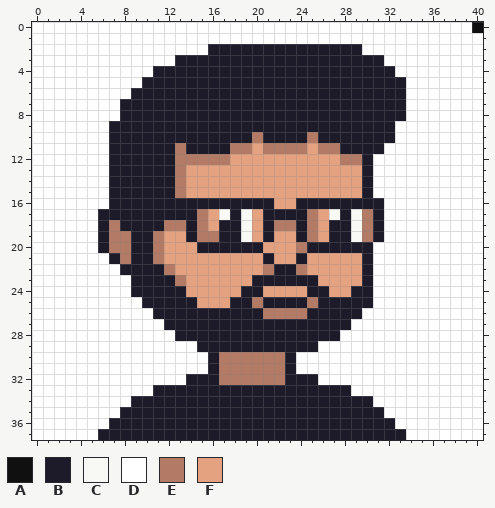
Two states of a pixel-art sprite, media/david2.png. Above, as it was before the edit.
Rulers count pixels.
Palette (. is transparent): A #101010  B #1d1a29  C #f8f8f5  D #ffffff  E #b37a65  F #e4a281
The result:
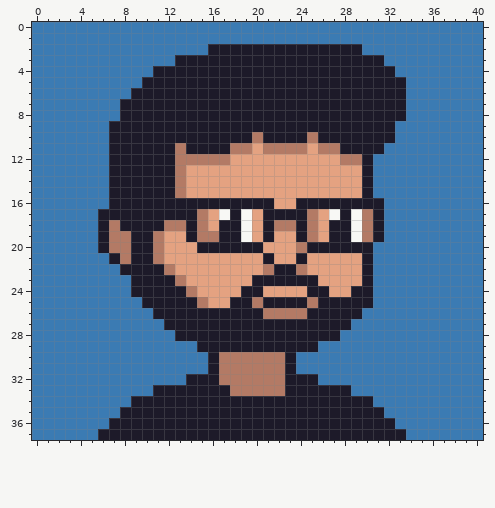
From old to new:
{"change": "file 82x76 -> 328x304 pixels (blocks of 2x2 -> 8x8; one block is one cell here)"}
{"colour":"D","old":"#ffffff","new":"#3b7bb3"}
{"y":0,"x":40,"old":"A","new":"D"}
{"y":24,"x":14,"old":"F","new":"E"}
{"y":25,"x":15,"old":"F","new":"E"}
{"y":33,"x":18,"old":"BBBBB","new":"EEEEE"}
{"label":"changed","picture_box":[32,22,483,440]}
